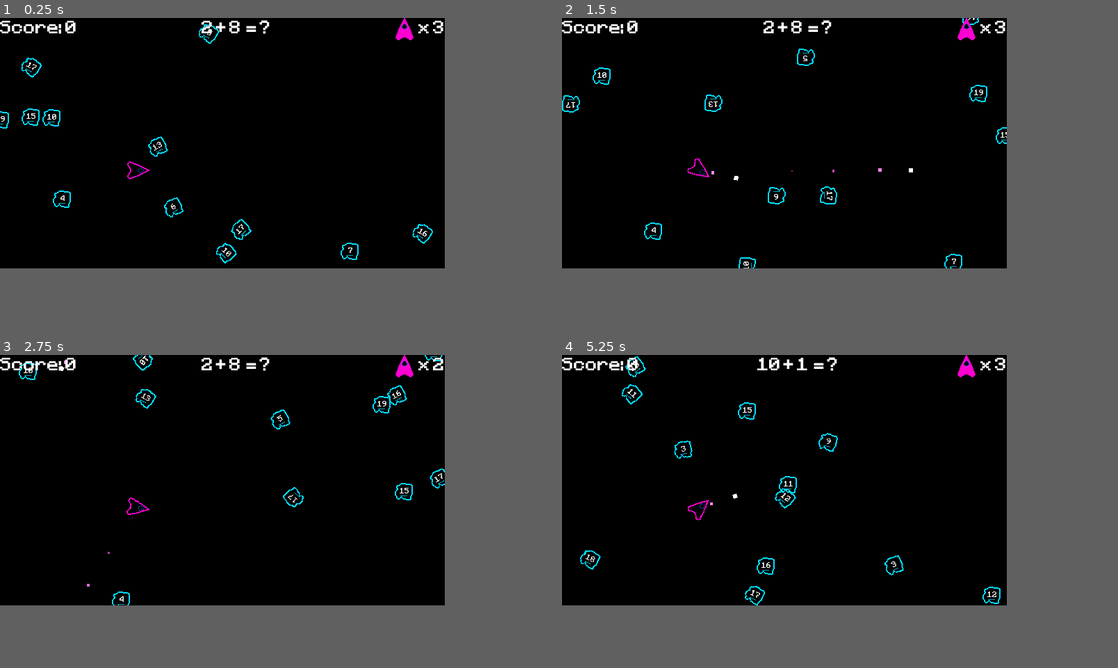
Above: before the commit, frames 1-4 (two rows, left to right).
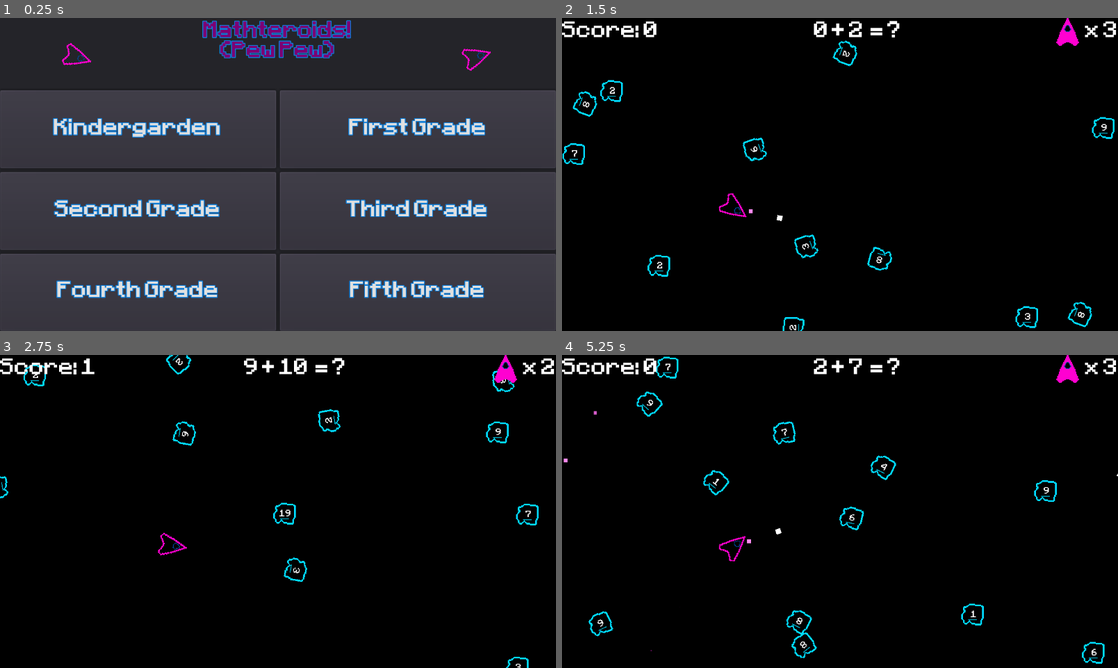
Above: after the commit, the same moments.

Repository: ErisianStudios/math-teroids
Game: Godot game, scene res://Start.tscn
Same seed, same stepped clock (60 frames per second), same inputs: the game is played once before the commit and once after it. Before the commit the project starts from res://Main.tscn. Sound files missing from this copy of the repository are replaced by a short silence.
Inputs (mouse positions are in pixels of both pictures, inside the frame that each line leads up to):
- Up to frame 1 (0.25 s): no input
- Up to frame 2 (1.5 s): click (673, 105) at 0.5 s, where only the run after the commit has a clickable "Kindergarden"; hold Right (turn_right) from 1.28 s (still down); tap Space (fire) at 1.35 s
- Up to frame 3 (2.75 s): release Right (turn_right) at 2.03 s; hold A (turn_left) from 2.03 s (still down); tap Space (fire) at 2.1 s
- Up to frame 4 (5.25 s): release A (turn_left) at 2.78 s; hold Right (turn_right) 2.78-3.53 s; tap Space (fire) every 0.75 s from 2.85 to 5.1 s; hold Up (forward) 3.53-4.28 s; hold A (turn_left) from 4.28 s (still down); tap R (restart) at 5 s
In our replay, the window is 640x360 before the commit and 800x450 after it. These sizes can differ from the game's own. Grey fills any space a smaller window leaves; there, only what the larger window draws over its background counts as a difference.

The runs differ from the first frame. In frame 1, 82% of the frame differs, in the area x 0-100%, y 0-100%; in frame 2, 3.6%; in frame 3, 3.1%; in frame 4, 3.7%.

Commit message:
Added grades and start screen

Diff:
--- a/Math-teroids/Asteroid.gd
+++ b/Math-teroids/Asteroid.gd
@@ -16,6 +16,7 @@
 signal on_destroy
 
 func _ready():
+	randomize()
 	screen_size = get_viewport_rect().size
 	randomize()
 	value_text.text = str(value)
@@ -29,7 +30,18 @@
 	effects.interpolate_property(image,"scale",image.scale,Vector2(2,2),0.33,Tween.TRANS_LINEAR,Tween.EASE_OUT)
 
 func _set_random_value():
-	value = rand_range(0,20)
+	if global.grade_set == global.grade.Kindergarden:
+		value = rand_range(0,10)
+	if global.grade_set == global.grade.First:
+		value = rand_range(0,10)
+	if global.grade_set == global.grade.Second:
+		value = rand_range(0,50)
+	if global.grade_set == global.grade.Third:
+		value = rand_range(0,100)
+	if global.grade_set == global.grade.Fourth:
+		value = rand_range(0,500)
+	if global.grade_set == global.grade.Fifth:
+		value = rand_range(0,1000)
 
 func _process(delta):
 	position.x = wrapf(position.x, -screen_buffer, screen_size.x + screen_buffer)
--- /dev/null
+++ b/Math-teroids/Font.tres
@@ -0,0 +1,9 @@
+[gd_resource type="DynamicFont" load_steps=2 format=2]
+
+[ext_resource path="res://PixelMiners-KKal.otf" type="DynamicFontData" id=1]
+
+[resource]
+size = 20
+outline_size = 1
+outline_color = Color( 0.054902, 0.494118, 0.85098, 1 )
+font_data = ExtResource( 1 )
--- a/Math-teroids/Player.gd
+++ b/Math-teroids/Player.gd
@@ -12,7 +12,7 @@
 const DEC = 0.01
 var motion = Vector2(0,0)
 var screen_size
-var screen_buffer = 5
+var screen_buffer = 8
 var can_shoot = true
 
 export (PackedScene) var bullet
--- /dev/null
+++ b/Math-teroids/Start.gd
@@ -0,0 +1,39 @@
+extends Control
+
+onready var ship = $Panel/Ship
+onready var tween = $Panel/Ship/Tween
+onready var ship2 = $Panel/Ship2
+onready var tween2 = $Panel/Ship2/Tween
+
+func _ready():
+	randomize()
+	tween.interpolate_property(ship,"rotation_degrees",0,360 * 100,500,Tween.TRANS_LINEAR,Tween.EASE_OUT_IN)
+	tween.start()
+	tween2.interpolate_property(ship2,"rotation_degrees",0,-360 * 100,500,Tween.TRANS_LINEAR,Tween.EASE_OUT_IN)
+	tween2.start()
+
+func load_main_scene():
+	get_tree().change_scene("res://Main.tscn")
+
+func _on_Kindergarden_pressed():
+	global.grade_set = global.grade.Kindergarden
+	load_main_scene()
+
+func _on_First_pressed():
+	global.grade_set = global.grade.First
+	load_main_scene()
+
+func _on_Second_pressed():
+	global.grade_set = global.grade.Second
+	load_main_scene()
+
+func _on_Third_pressed():
+	global.grade_set = global.grade.Third
+	load_main_scene()
+func _on_Fourth_pressed():
+	global.grade_set = global.grade.Fourth
+	load_main_scene()
+
+func _on_Fifth_pressed():
+	global.grade_set = global.grade.Fifth
+	load_main_scene()
--- /dev/null
+++ b/Math-teroids/Start.tscn
@@ -0,0 +1,117 @@
+[gd_scene load_steps=4 format=2]
+
+[ext_resource path="res://Start.gd" type="Script" id=1]
+[ext_resource path="res://Font.tres" type="DynamicFont" id=2]
+[ext_resource path="res://Sprites/Ship.png" type="Texture" id=3]
+
+[node name="Control" type="Control"]
+anchor_right = 1.0
+anchor_bottom = 1.0
+script = ExtResource( 1 )
+
+[node name="Panel" type="Panel" parent="."]
+anchor_right = 1.0
+anchor_bottom = 1.0
+
+[node name="VBoxContainer" type="VBoxContainer" parent="Panel"]
+anchor_right = 1.0
+anchor_bottom = 1.0
+
+[node name="Title" type="Label" parent="Panel/VBoxContainer"]
+margin_right = 640.0
+margin_bottom = 55.0
+rect_min_size = Vector2( 0, 55 )
+custom_fonts/font = ExtResource( 2 )
+custom_colors/font_color = Color( 0.490196, 0, 0.458824, 1 )
+text = "Mathteroids!
+(Pew Pew)"
+align = 1
+valign = 1
+
+[node name="Buffer" type="Label" parent="Panel/VBoxContainer"]
+margin_top = 59.0
+margin_right = 640.0
+margin_bottom = 79.0
+rect_min_size = Vector2( 0, 20 )
+
+[node name="GridContainer" type="GridContainer" parent="Panel/VBoxContainer"]
+margin_top = 83.0
+margin_right = 640.0
+margin_bottom = 360.0
+size_flags_vertical = 3
+columns = 2
+
+[node name="Kindergarden" type="Button" parent="Panel/VBoxContainer/GridContainer"]
+margin_right = 318.0
+margin_bottom = 89.0
+size_flags_horizontal = 3
+size_flags_vertical = 3
+custom_fonts/font = ExtResource( 2 )
+text = "Kindergarden"
+
+[node name="First" type="Button" parent="Panel/VBoxContainer/GridContainer"]
+margin_left = 322.0
+margin_right = 640.0
+margin_bottom = 89.0
+size_flags_horizontal = 3
+size_flags_vertical = 3
+custom_fonts/font = ExtResource( 2 )
+text = "First Grade"
+
+[node name="Second" type="Button" parent="Panel/VBoxContainer/GridContainer"]
+margin_top = 93.0
+margin_right = 318.0
+margin_bottom = 182.0
+size_flags_horizontal = 3
+size_flags_vertical = 3
+custom_fonts/font = ExtResource( 2 )
+text = "Second Grade"
+
+[node name="Third" type="Button" parent="Panel/VBoxContainer/GridContainer"]
+margin_left = 322.0
+margin_top = 93.0
+margin_right = 640.0
+margin_bottom = 182.0
+size_flags_horizontal = 3
+size_flags_vertical = 3
+custom_fonts/font = ExtResource( 2 )
+text = "Third Grade"
+
+[node name="Fourth" type="Button" parent="Panel/VBoxContainer/GridContainer"]
+margin_top = 186.0
+margin_right = 318.0
+margin_bottom = 275.0
+size_flags_horizontal = 3
+size_flags_vertical = 3
+custom_fonts/font = ExtResource( 2 )
+text = "Fourth Grade"
+
+[node name="Fifth" type="Button" parent="Panel/VBoxContainer/GridContainer"]
+margin_left = 322.0
+margin_top = 186.0
+margin_right = 640.0
+margin_bottom = 275.0
+size_flags_horizontal = 3
+size_flags_vertical = 3
+custom_fonts/font = ExtResource( 2 )
+text = "Fifth Grade"
+
+[node name="Ship" type="Sprite" parent="Panel"]
+editor/display_folded = true
+position = Vector2( 89.4615, 45.2542 )
+texture = ExtResource( 3 )
+
+[node name="Tween" type="Tween" parent="Panel/Ship"]
+
+[node name="Ship2" type="Sprite" parent="Panel"]
+editor/display_folded = true
+position = Vector2( 549.736, 44.3517 )
+texture = ExtResource( 3 )
+
+[node name="Tween" type="Tween" parent="Panel/Ship2"]
+[connection signal="pressed" from="Panel/VBoxContainer/GridContainer/Kindergarden" to="." method="_on_Kindergarden_pressed"]
+[connection signal="pressed" from="Panel/VBoxContainer/GridContainer/First" to="." method="_on_First_pressed"]
+[connection signal="pressed" from="Panel/VBoxContainer/GridContainer/Second" to="." method="_on_Second_pressed"]
+[connection signal="pressed" from="Panel/VBoxContainer/GridContainer/Third" to="." method="_on_Third_pressed"]
+[connection signal="pressed" from="Panel/VBoxContainer/GridContainer/Fourth" to="." method="_on_Fourth_pressed"]
+[connection signal="pressed" from="Panel/VBoxContainer/GridContainer/Fifth" to="." method="_on_Fifth_pressed"]
--- a/Math-teroids/mathteroids_global.gd
+++ b/Math-teroids/mathteroids_global.gd
@@ -10,7 +10,12 @@
 var main_scene = load("res://Main.tscn")
 var game_over_scene = load("res://GameOver.tscn")
 
+enum grade {Kindergarden,First,Second,Third,Fourth,Fifth}
+var grade_set = grade.Kindergarden
+
 func _ready():
+	OS.set_window_size(Vector2(640*2,360*2))
+	randomize()
 	_new_equation()
 	spawn._spawn_asteroid_value(answer)
 
@@ -21,12 +26,19 @@
 		get_tree().quit()
 
 func _new_equation():
-	randomize()
-	n1 = randi() % 11
-	n2 = randi() % 11
-	eq = str(n1) + " + " + str(n2)
-	answer = n1 + n2
-	spawn._spawn_asteroid_value(answer)
+	match grade_set:
+		grade.Kindergarden:
+			generate_kindergarden()
+		grade.First:
+			generate_first()
+		grade.Second:
+			generate_second()
+		grade.Third:
+			generate_third()
+		grade.Fourth:
+			generate_fourth()
+		grade.Fifth:
+			generate_fifth()
 
 func _on_player_shoot(bullet, _position, _direction):
 	var b = bullet.instance()
@@ -54,3 +66,139 @@
 	for roid in roids:
 		roid.queue_free()
 	get_tree().change_scene_to(game_over_scene)
+
+func generate_kindergarden():
+	randomize()
+	n1 = randi() % 11
+	n2 = randi() % 11
+	eq = str(n1) + " + " + str(n2)
+	answer = n1 + n2
+	spawn._spawn_asteroid_value(answer)
+
+func generate_first():
+	randomize()
+	var rnd = randi() % 2
+	if rnd == 0:
+		n1 = randi() % 11
+		n2 = randi() % 11
+		eq = str(n1) + " + " + str(n2)
+		answer = n1 + n2
+		spawn._spawn_asteroid_value(answer)
+	if rnd == 1:
+		n1 = randi() % 11
+		n2 = randi() % 11
+		eq = str(n1) + " - " + str(n2)
+		answer = n1 - n2
+		spawn._spawn_asteroid_value(answer)
+
+func generate_second():
+	randomize()
+	var rnd = randi() % 2
+	if rnd == 0:
+		n1 = randi() % 26
+		n2 = randi() % 26
+		eq = str(n1) + " + " + str(n2)
+		answer = n1 + n2
+		spawn._spawn_asteroid_value(answer)
+	if rnd == 1:
+		n1 = randi() % 26
+		n2 = randi() % 26
+		eq = str(n1) + " - " + str(n2)
+		if n1 < n2:
+			var tmp = n1
+			n1 = n2
+			n2 = tmp
+		answer = n1 - n2
+		spawn._spawn_asteroid_value(answer)
+
+func generate_third():
+	randomize()
+	var rnd = randi() % 3
+	if rnd == 0:
+		n1 = randi() % 100
+		n2 = randi() % 100
+		eq = str(n1) + " + " + str(n2)
+		answer = n1 + n2
+		spawn._spawn_asteroid_value(answer)
+	if rnd == 1:
+		n1 = randi() % 100
+		n2 = randi() % 100
+		eq = str(n1) + " - " + str(n2)
+		if n1 < n2:
+			var tmp = n1
+			n1 = n2
+			n2 = tmp
+		answer = n1 - n2
+		spawn._spawn_asteroid_value(answer)
+	if rnd == 2:
+		n1 = randi() % 25
+		n2 = randi() % 10
+		eq = str(n1) + " x " + str(n2)
+		answer = n1 * n2
+		spawn._spawn_asteroid_value(answer)
+
+func generate_fourth():
+	randomize()
+	var rnd = randi() % 3
+	if rnd == 0:
+		n1 = randi() % 500
+		n2 = randi() % 500
+		eq = str(n1) + " + " + str(n2)
+		answer = n1 + n2
+		spawn._spawn_asteroid_value(answer)
+	if rnd == 1:
+		n1 = randi() % 500
+		n2 = randi() % 500
+		eq = str(n1) + " - " + str(n2)
+		if n1 < n2:
+			var tmp = n1
+			n1 = n2
+			n2 = tmp
+		answer = n1 - n2
+		spawn._spawn_asteroid_value(answer)
+	if rnd == 2:
+		n1 = randi() % 50
+		n2 = randi() % 30
+		eq = str(n1) + " x " + str(n2)
+		answer = n1 * n2
+		spawn._spawn_asteroid_value(answer)
+	if rnd == 3:
+		n1 = randi() % 100
+		n2 = randi() % 15
+		eq = str(n1) + " / " + str(n2)
+		answer = n1 / n2
+		spawn._spawn_asteroid_value(answer)
+		pass
+
+func generate_fifth():
+	randomize()
+	var rnd = randi() % 3
+	if rnd == 0:
+		n1 = randi() % 750
+		n2 = randi() % 750
+		eq = str(n1) + " + " + str(n2)
+		answer = n1 + n2
+		spawn._spawn_asteroid_value(answer)
+	if rnd == 1:
+		n1 = randi() % 750
+		n2 = randi() % 750
+		eq = str(n1) + " - " + str(n2)
+		if n1 < n2:
+			var tmp = n1
+			n1 = n2
+			n2 = tmp
+		answer = n1 - n2
+		spawn._spawn_asteroid_value(answer)
+	if rnd == 2:
+		n1 = randi() % 150
+		n2 = randi() % 150
+		eq = str(n1) + " x " + str(n2)
+		answer = n1 * n2
+		spawn._spawn_asteroid_value(answer)
+	if rnd == 3:
+		n1 = randi() % 300
+		n2 = randi() % 200
+		eq = str(n1) + " / " + str(n2)
+		answer = n1 / n2
+		spawn._spawn_asteroid_value(answer)
+		pass
--- a/Math-teroids/project.godot
+++ b/Math-teroids/project.godot
@@ -16,7 +16,7 @@
 [application]
 
 config/name="Math-teroids"
-run/main_scene="res://Main.tscn"
+run/main_scene="res://Start.tscn"
 boot_splash/bg_color=Color( 0, 0, 0, 1 )
 config/icon="res://icon.png"
 
--- a/Math-teroids/spawn.gd
+++ b/Math-teroids/spawn.gd
@@ -6,6 +6,7 @@
 var asteroid = load("res://Asteroid.tscn")
 var timer = 10
 func _ready():
+	randomize()
 	pass
 
 func viewport_size():
Not shown, changed: Math-teroids/Exports/Math-teroids.exe
Not shown, changed: Math-teroids/Exports/Math-teroids.pck
